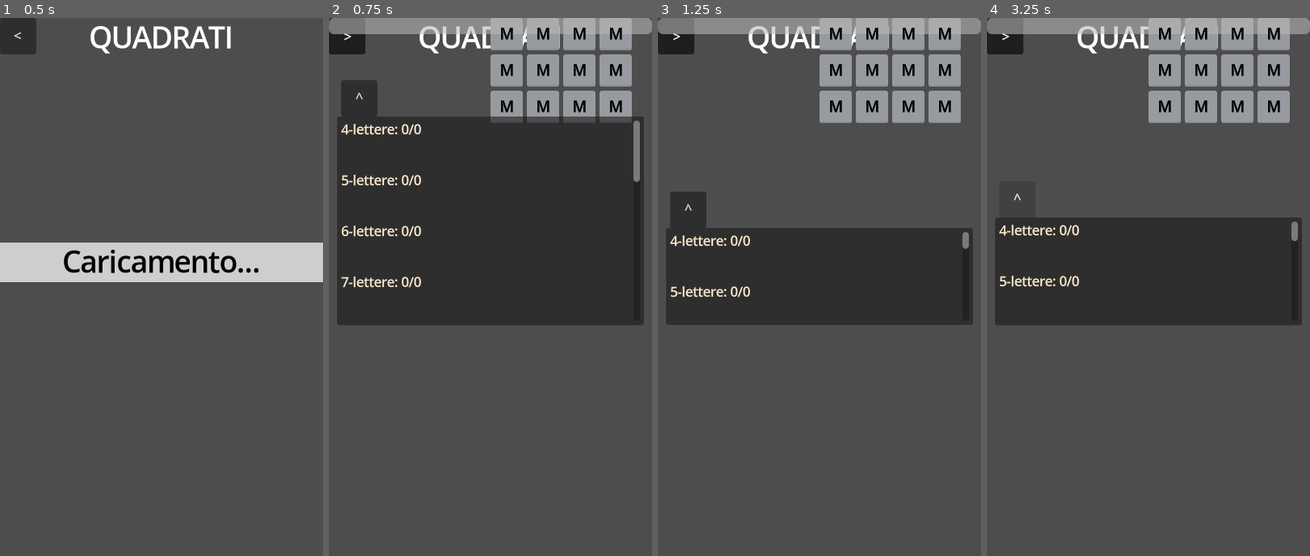
Above: before the commit, frames 1-4 (left to right).
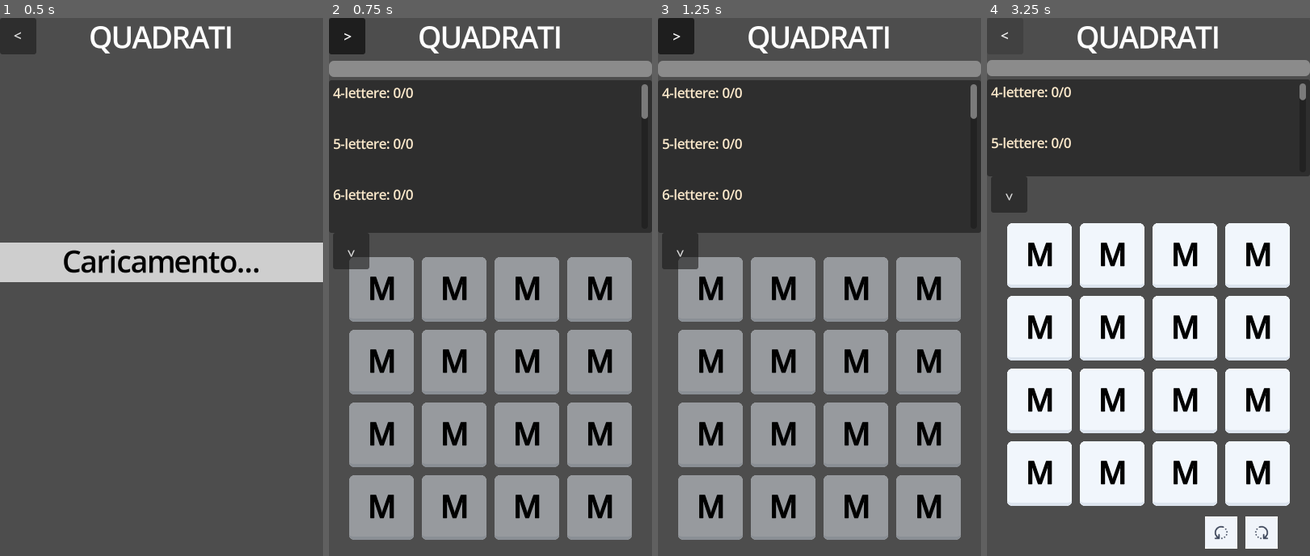
Above: after the commit, the same moments.

Repository: MarcoRizz/quadrati
Game: Godot game, scene res://scenes/main.tscn
The game is run twice, just before and just after one commit, with the same random seed, the same clock (stepped at 60 frames per second) and the same inputs.
Inputs (mouse positions are in pixels of both pictures, inside the frame that each line leads up to):
- Up to frame 1 (0.5 s): no input
- Up to frame 2 (0.75 s): click "<" at 0.5 s
- Up to frame 3 (1.25 s): no input
- Up to frame 4 (3.25 s): click (1164, 34) at 1.27 s; click "^" at 2 s; click "<" at 2.75 s

Frame 1 is identical in both runs. In frame 2, 60% of the frame differs, in the area x 0-100%, y 0-97%; in frame 3, 78%; in frame 4, 70%.
Error before the commit: Trying to assign value of type 'Nil' to a variable of type 'Dictionary'. (res://scripts/main.gd:92)
Error after the commit: Trying to assign value of type 'Nil' to a variable of type 'Dictionary'. (res://scripts/main.gd:90)

Commit message:
anchor part 2

Diff:
--- a/scenes/grid.tscn
+++ b/scenes/grid.tscn
@@ -28,7 +28,6 @@
 
 [node name="Path" type="Line2D" parent="GridContainer"]
 z_index = 1
-position = Vector2(195, 195)
 width = 30.0
 default_color = Color(1, 1, 0, 1)
 script = ExtResource("2_03yts")
--- a/scenes/main.tscn
+++ b/scenes/main.tscn
@@ -33,6 +33,7 @@
 
 [node name="Game" parent="VBox" instance=ExtResource("3_kli33")]
 layout_mode = 2
+size_flags_vertical = 3
 
 [node name="MidText" type="Label" parent="."]
 self_modulate = Color(0, 0, 0, 1)
--- a/scenes/main_game.tscn
+++ b/scenes/main_game.tscn
@@ -13,17 +13,20 @@
 
 [node name="Game" type="Control"]
 layout_mode = 3
-anchors_preset = 10
+anchors_preset = 15
 anchor_right = 1.0
+anchor_bottom = 1.0
 grow_horizontal = 2
+grow_vertical = 2
 script = ExtResource("1_woek1")
 
 [node name="VBox" type="VBoxContainer" parent="."]
 layout_mode = 1
-anchors_preset = 10
+anchors_preset = 15
 anchor_right = 1.0
-offset_bottom = 72.0
+anchor_bottom = 1.0
 grow_horizontal = 2
+grow_vertical = 2
 
 [node name="ProgressBar" type="ProgressBar" parent="VBox"]
 custom_minimum_size = Vector2(0, 20)
@@ -32,7 +35,13 @@
 show_percentage = false
 script = ExtResource("4_gwx55")
 
+[node name="WordPanel" parent="VBox" instance=ExtResource("5_o0gvf")]
+custom_minimum_size = Vector2(380, 120)
+layout_mode = 2
+size_flags_vertical = 3
+
 [node name="Display" type="Label" parent="VBox"]
+custom_minimum_size = Vector2(0, 50)
 layout_mode = 2
 theme_override_font_sizes/font_size = 35
 horizontal_alignment = 1
@@ -88,14 +97,11 @@
 layout_mode = 2
 theme_override_styles/separator = SubResource("StyleBoxEmpty_e7gxh")
 
-[node name="WordPanel" parent="VBox" instance=ExtResource("5_o0gvf")]
-custom_minimum_size = Vector2(380, 120)
-layout_mode = 2
-
 [connection signal="initials_threshold_signal" from="VBox/ProgressBar" to="VBox/Grid" method="_on_progress_bar_initials_threshold_signal"]
+[connection signal="expand" from="VBox/WordPanel" to="." method="_on_word_panel_expand"]
+[connection signal="show_path" from="VBox/WordPanel" to="." method="_on_wordpanel_show_path"]
 [connection signal="attempt_changed" from="VBox/Grid" to="VBox/Display" method="_on_grid_attempt_changed"]
 [connection signal="clear" from="VBox/Grid" to="." method="_on_grid_clear"]
 [connection signal="clear" from="VBox/Grid" to="VBox/Display" method="_on_grid_clear"]
 [connection signal="pressed" from="VBox/HBox/RotateCounterClockwise" to="VBox/Grid" method="_on_rotate_counter_clockwise_pressed"]
 [connection signal="pressed" from="VBox/HBox/RotateClockwise" to="VBox/Grid" method="_on_rotate_clockwise_pressed"]
-[connection signal="show_path" from="VBox/WordPanel" to="." method="_on_wordpanel_show_path"]
--- a/scenes/wordpanel.tscn
+++ b/scenes/wordpanel.tscn
@@ -5,22 +5,25 @@
 [node name="WordPanel" type="Panel"]
 z_index = 1
 custom_minimum_size = Vector2(0, 120)
-anchors_preset = 12
-anchor_top = 1.0
+anchors_preset = 10
 anchor_right = 1.0
-anchor_bottom = 1.0
 grow_horizontal = 2
-grow_vertical = 0
 script = ExtResource("1_trugh")
 
-[node name="Button" type="Button" parent="."]
-layout_mode = 0
+[node name="ExpandButton" type="Button" parent="."]
+layout_mode = 1
+anchors_preset = -1
+anchor_top = 1.0
+anchor_bottom = 1.0
 offset_left = 5.0
-offset_top = -45.0
 offset_right = 50.0
+offset_bottom = 45.0
+grow_vertical = 0
+rotation = 3.14159
 pivot_offset = Vector2(22.5, 22.5)
 focus_mode = 0
 text = "^"
+metadata/_edit_use_anchors_ = true
 
 [node name="ScrollContainer" type="ScrollContainer" parent="."]
 layout_mode = 1
@@ -165,4 +168,4 @@
 custom_minimum_size = Vector2(0, 32)
 layout_mode = 2
 
-[connection signal="pressed" from="Button" to="." method="_on_button_pressed"]
+[connection signal="pressed" from="ExpandButton" to="." method="_on_button_pressed"]
--- a/scenes/yesterday_game.tscn
+++ b/scenes/yesterday_game.tscn
@@ -1,9 +1,12 @@
-[gd_scene load_steps=5 format=3 uid="uid://dqt6404pkxko2"]
+[gd_scene load_steps=7 format=3 uid="uid://dqt6404pkxko2"]
 
 [ext_resource type="Script" path="res://scripts/main_game.gd" id="1_04fum"]
 [ext_resource type="PackedScene" uid="uid://knuk1qdilmis" path="res://scenes/grid.tscn" id="2_qucot"]
+[ext_resource type="Script" path="res://scripts/display.gd" id="4_wdbl3"]
 [ext_resource type="PackedScene" uid="uid://cbbhu4y4ff6ye" path="res://scenes/wordpanel.tscn" id="5_25nog"]
 [ext_resource type="Script" path="res://scripts/progress_bar.gd" id="7_ncndv"]
+
+[sub_resource type="StyleBoxEmpty" id="StyleBoxEmpty_1h8is"]
 
 [node name="Game" type="Control"]
 layout_mode = 3
@@ -12,35 +15,41 @@
 grow_horizontal = 2
 script = ExtResource("1_04fum")
 
-[node name="Grid" parent="." instance=ExtResource("2_qucot")]
-modulate = Color(0.625597, 0.625597, 0.625597, 1)
+[node name="VBox" type="VBoxContainer" parent="."]
 layout_mode = 1
-offset_left = 200.0
-offset_top = 130.0
-offset_right = 200.0
-offset_bottom = 130.0
-scale = Vector2(0.5, 0.5)
+anchors_preset = 10
+anchor_right = 1.0
+offset_bottom = 617.0
+grow_horizontal = 2
 
-[node name="WordPanel" parent="." instance=ExtResource("5_25nog")]
-layout_mode = 0
-anchors_preset = 0
-anchor_top = 0.0
-anchor_right = 0.0
-anchor_bottom = 0.0
-offset_left = 10.0
-offset_top = 260.0
-offset_right = 390.0
-offset_bottom = 610.0
-grow_horizontal = 1
-grow_vertical = 1
-
-[node name="ProgressBar" type="ProgressBar" parent="."]
-layout_mode = 0
-offset_right = 400.0
-offset_bottom = 20.0
+[node name="ProgressBar" type="ProgressBar" parent="VBox"]
+custom_minimum_size = Vector2(0, 20)
+layout_mode = 2
 max_value = 0.0
 show_percentage = false
 script = ExtResource("7_ncndv")
 
-[connection signal="show_path" from="WordPanel" to="." method="_on_wordpanel_show_path"]
-[connection signal="initials_threshold_signal" from="ProgressBar" to="Grid" method="_on_progress_bar_initials_threshold_signal"]
+[node name="WordPanel" parent="VBox" instance=ExtResource("5_25nog")]
+custom_minimum_size = Vector2(0, 0)
+layout_mode = 2
+size_flags_vertical = 3
+
+[node name="Display" type="Label" parent="VBox"]
+custom_minimum_size = Vector2(0, 20)
+layout_mode = 2
+horizontal_alignment = 1
+vertical_alignment = 1
+script = ExtResource("4_wdbl3")
+
+[node name="Grid" parent="VBox" instance=ExtResource("2_qucot")]
+modulate = Color(0.625597, 0.625597, 0.625597, 1)
+layout_mode = 2
+size_flags_horizontal = 4
+
+[node name="HSeparator2" type="HSeparator" parent="VBox"]
+custom_minimum_size = Vector2(0, 20)
+layout_mode = 2
+theme_override_styles/separator = SubResource("StyleBoxEmpty_1h8is")
+
+[connection signal="initials_threshold_signal" from="VBox/ProgressBar" to="VBox/Grid" method="_on_progress_bar_initials_threshold_signal"]
+[connection signal="show_path" from="VBox/WordPanel" to="." method="_on_wordpanel_show_path"]
--- a/scripts/grid.gd
+++ b/scripts/grid.gd
@@ -17,9 +17,6 @@
 					  [$GridContainer/tile10, $GridContainer/tile11, $GridContainer/tile12, $GridContainer/tile13],
 					  [$GridContainer/tile20, $GridContainer/tile21, $GridContainer/tile22, $GridContainer/tile23],
 					  [$GridContainer/tile30, $GridContainer/tile31, $GridContainer/tile32, $GridContainer/tile33]]
-
-@export var tile_size := 90.0 #todo: prenderle dalla GUI
-@export var tile_spacing := 10.0 #todo: prenderle dalla GUI
 
 signal attempt_changed(add_char: bool, char: String)
 signal attempt_emitted(word: String)
@@ -179,5 +176,6 @@
 
 	ready_for_attempt = not yesterday_mode
 
+
 func set_yesterday_mode() -> void:
 	yesterday_mode = true
--- a/scripts/main.gd
+++ b/scripts/main.gd
@@ -14,6 +14,7 @@
 const fileName_old_grid := "user://lastsavedjson.save"
 const fileName_old_results := "user://lastsavedgame.save"
 
+@onready var vbox_obj = $VBox
 @onready var game_obj = $VBox/Game
 @onready var midText_obj = $MidText
 @onready var title_obj = $VBox/Title
@@ -22,11 +23,8 @@
 var todaysJson : Dictionary
 var todaysSave : Dictionary = {"wordsFinded" = [], "bonusFinded" = []}
 
-var game_obj_position # Lo assegno in _ready
-
 
 func _ready() -> void:
-	game_obj_position = game_obj.position
 	#leggo il file json di oggi
 	# Create an HTTP request node and connect its completion signal.
 	var http_request = HTTPRequest.new()
@@ -188,19 +186,19 @@
 		NodeGrid = preload("res://scenes/main_game.tscn")
 
 	# Cancello Game vecchio e ne istanzio uno nuovo
-	#game_obj.queue_free()
 	game_obj.free()
 	var new_grid = NodeGrid.instantiate()
-	add_child(new_grid)
+	vbox_obj.add_child(new_grid)
 	game_obj = new_grid
-	game_obj.position = game_obj_position
+	game_obj.size_flags_vertical = Control.SIZE_EXPAND_FILL #opzione Expand in Container Sizing
 
 	title_obj.text = "QUADRATI#" + str(game_to_load.todaysNum)
 	game_obj.yesterday_mode = toggled_on
 	game_obj.load_game(game_to_load)
 	game_obj.load_results(save_to_load)
-	game_obj.yesterday_mode = toggled_on
-	if not toggled_on:
+	if toggled_on:
+		game_obj.grid_target_scale = Vector2(0.5, 0.5)
+	else:
 		game_obj.attempt_result.connect(_on_game_attempt_result)
 		game_obj.game_complete.connect(_on_game_game_complete)
 
--- a/scripts/main_game.gd
+++ b/scripts/main_game.gd
@@ -8,6 +8,7 @@
 }
 
 @onready var grid_obj = $VBox/Grid
+@onready var grid_gridCont_obj = $VBox/Grid/GridContainer
 @onready var display_obj = $VBox/Display
 @onready var wordPanel_obj = $VBox/WordPanel
 @onready var progressBar_obj = $VBox/ProgressBar
@@ -23,6 +24,28 @@
 
 var words_finded = [] #colleziono le parole trovate
 var bonus_finded = [] #colleziono le parole bonus trovate
+
+var grid_target_scale = Vector2.ONE #serve per l'animazione del dimensionamento
+var scaling_vel = 0.5
+
+
+# Called every frame. 'delta' is the elapsed time since the previous frame.
+func _process(delta: float) -> void:
+	if not grid_gridCont_obj.scale == grid_target_scale:
+		# Se sono in yesterday_mode salto l'animazione
+		if yesterday_mode:
+			grid_gridCont_obj.scale = grid_target_scale
+
+		elif grid_target_scale > grid_gridCont_obj.scale:
+			grid_gridCont_obj.scale += Vector2.ONE * delta * scaling_vel
+			if grid_gridCont_obj.scale > grid_target_scale:
+				grid_gridCont_obj.scale = grid_target_scale
+		else:
+			grid_gridCont_obj.scale -= Vector2.ONE * delta * scaling_vel
+			if grid_gridCont_obj.scale < grid_target_scale:
+				grid_gridCont_obj.scale = grid_target_scale
+
+		grid_obj.custom_minimum_size = grid_gridCont_obj.size * grid_gridCont_obj.scale
 
 
 func _input(event: InputEvent) -> void:
@@ -153,3 +176,7 @@
 func _on_grid_clear() -> void:
 	if progressBar_obj.value >= progressBar_obj.max_value and not grid_obj.yesterday_mode:
 		game_complete.emit()
+
+
+func _on_word_panel_expand(expansion_toggle: bool) -> void:
+	grid_target_scale = Vector2.ONE * (0.5 if expansion_toggle else 1.0)
--- a/scripts/wordpanel.gd
+++ b/scripts/wordpanel.gd
@@ -3,9 +3,10 @@
 const parola_obj = preload("res://scenes/wordpanel_parola.tscn")
 
 signal show_path(word: String)
+signal expand(expansion_toggle: bool)
 
 @onready var vbox_obj = $ScrollContainer/VBoxContainer
-@onready var button_obj = $Button
+@onready var button_obj = $ExpandButton
 
 var yesterday_mode = false
 
@@ -27,29 +28,11 @@
 }
 var all_words = Node.new() #qui salvo tutte le parole
 
-# Variabili per l'espansione animata
-var original_size_y = size.y
-const extended_size_y = 350
-const moving_vel = 500.0
-var panel_y_bottom #la assegno in _ready()
-var moving_up = false
+var expanded = false
 
 func _ready() -> void:
 	#impedisco il click delle lettere se Panel è esteso
 	mouse_filter = Control.MOUSE_FILTER_STOP
-	#rilevo la posizione globale
-	panel_y_bottom = position.y + original_size_y
-
-
-# Called every frame. 'delta' is the elapsed time since the previous frame.
-func _process(delta: float) -> void:
-	# Esegui il calcolo solo se è necessario espandere o ridurre il pannello
-	if not yesterday_mode and ((moving_up and size.y < extended_size_y) or (not moving_up and size.y > original_size_y)):
-		# Aggiorna size.y e applica il clamp per mantenerlo nei limiti
-		size.y = clamp(size.y + moving_vel * delta * (1 if moving_up else -1), original_size_y, extended_size_y)
-
-		# Aggiorna la posizione solo se size.y cambia
-		position.y = panel_y_bottom - size.y
 
 
 func instantiate(json: Dictionary) -> void:
@@ -117,23 +100,10 @@
 
 
 func _on_button_pressed() -> void:
-	button_obj.rotation = (0.0 if moving_up else PI)
-	moving_up = not moving_up
-
-
-	# Gestisci i clic fuori dal Panel
-func _input(event):
-	if size.y == extended_size_y and event is InputEventMouseButton and event.pressed:
-			# Controlla se il clic è avvenuto fuori dal Panel
-			var mouse_pos = get_global_mouse_position()
-			var panel_rect = Rect2(global_position, size)
-			# Usa la trasformazione globale per verificare la posizione del mouse rispetto al Button
-			var button_global_position = button_obj.get_global_position()
-			var button_rect = Rect2(button_global_position - (Vector2() if button_obj.rotation == 0 else button_obj.size), button_obj.size)
-
-			if not panel_rect.has_point(mouse_pos) and not button_rect.has_point(mouse_pos):
-				button_obj.rotation = 0
-				moving_up = false
+	button_obj.rotation = (PI if expanded else 0.0)
+	expanded = not expanded
+	expand.emit(expanded)
+	print("expand emitted: ", expanded)
 
 
 func _on_parola_show_path(word: String) -> void:
